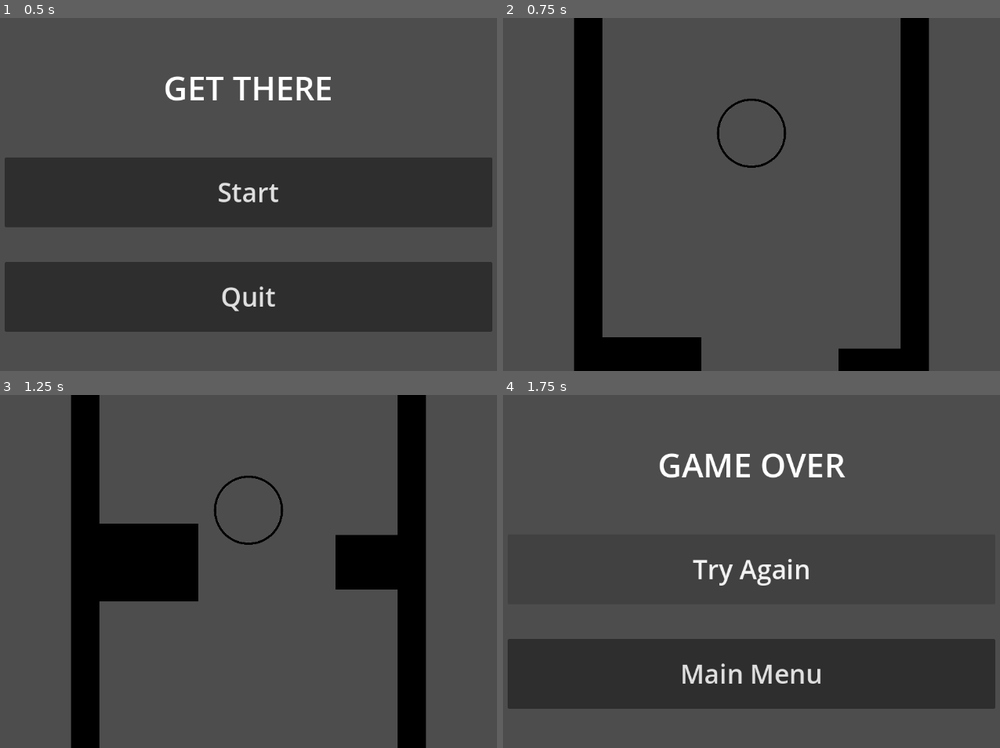
Above: before the commit, frames 1-4 (two rows, left to right).
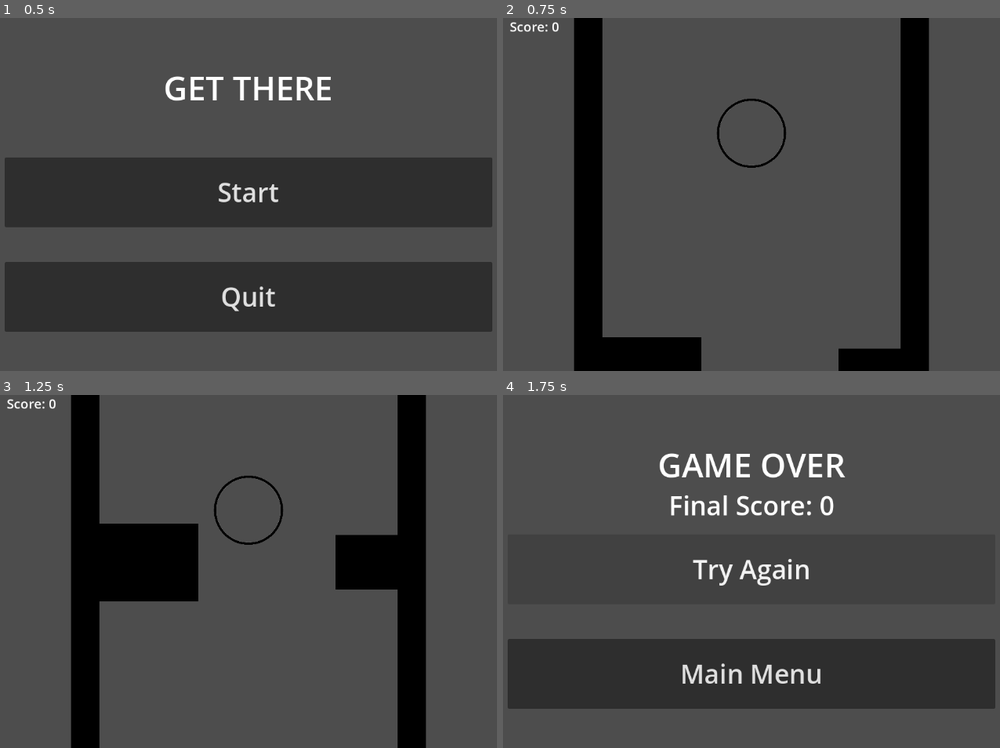
Above: after the commit, the same moments.

Repository: kylietmo/gmtk-2024-game
Game: Godot game, scene res://menus/start_screen/start_screen.tscn
The game is run twice, just before and just after one commit, with the same random seed, the same clock (stepped at 60 frames per second) and the same inputs. Sound files missing from this copy of the repository are replaced by a short silence.
Inputs:
- Up to frame 1 (0.5 s): no input
- Up to frame 2 (0.75 s): click "Start" at 0.5 s
- Up to frame 3 (1.25 s): no input
- Up to frame 4 (1.75 s): hold D (right) from 1.28 s (still down); tap 3 (size_large) at 1.35 s

Frame 1 is identical in both runs. In frame 2, 0.1% of the frame differs, in the area x 1-12%, y 1-4%; in frame 3, 0.1%; in frame 4, 0.7%, in the area x 33-67%, y 28-35%.

Commit message:
feat: score

Diff:
--- /dev/null
+++ b/src/entities/obstacle/score_area.gd
@@ -0,0 +1,5 @@
+extends Area2D
+
+func _on_body_entered(body: Node2D) -> void:
+	if body is Player:
+		print("GAPPED BITCH")
--- a/src/game.gd
+++ b/src/game.gd
@@ -14,6 +14,7 @@
 
 # Called when the node enters the scene tree for the first time.
 func _ready() -> void:
+	Globals.score = 0
 	adjust_barriers()
 	spawn_barrier_with_gaps()
 
@@ -66,9 +67,6 @@
 			add_child(platform)
 			break
 		if (is_start_of_gap):
-			print ("-------------")
-			print ("STARTING GAP")
-			print ("X: ", x)
 			var platform : Obstacle = obstacle_scene.instantiate()
 			var platform_width = x - start_of_platform_x
 			var platform_height = randi_range(50, 150)
@@ -77,11 +75,10 @@
 				x+= 1
 				continue
 
-			print ("Platform width: ", platform_width)
 			platform.position.x = start_of_platform_x + (platform_width / 2)
 			platform.position.y = viewport_height
-			print ("Platform x position: ", platform.position.x)
-			 #TODO: add variable height
+
+			# TODO: add variable height
 			var sprite : Sprite2D = platform.find_child("Sprite2D")
 			var platform_sprite_width = sprite.texture.get_size().x
 			var platform_sprite_height = sprite.texture.get_size().y
@@ -90,7 +87,6 @@
 			platform.scale.y = platform_height / platform_sprite_height
 
 			var gap_width = randi_range(100, 400)
-			print("Gap width: ", gap_width)
 			start_of_platform_x = x + gap_width
 			x = start_of_platform_x
 			obstacles.append(platform)
@@ -110,3 +106,9 @@
 func _on_spawn_threshold_area_body_entered(body: Node2D) -> void:
 	if body is Obstacle:
 		spawn_barrier_with_gaps()
+
+
+func _on_score_area_body_exited(body: Node2D) -> void:
+	if body is Obstacle:
+		Globals.score += 1
+		$Score.text = "Score: " + str(Globals.score)
--- a/src/game.tscn
+++ b/src/game.tscn
@@ -1,17 +1,22 @@
-[gd_scene load_steps=6 format=3 uid="uid://da47do0euyldr"]
+[gd_scene load_steps=8 format=3 uid="uid://da47do0euyldr"]
 
 [ext_resource type="Script" path="res://game.gd" id="1_qfrmy"]
 [ext_resource type="PackedScene" uid="uid://5yjda1eg7860" path="res://entities/player/player.tscn" id="2_761th"]
 [ext_resource type="PackedScene" uid="uid://bql4uh46bxh0l" path="res://entities/barrier_wall/barrier_wall.tscn" id="3_tlj01"]
 [ext_resource type="AudioStream" uid="uid://cyhlx13yryb3e" path="res://audio/get_there.mp3" id="4_ivb48"]
+[ext_resource type="Script" path="res://score_area.gd" id="5_1bc0v"]
 
 [sub_resource type="RectangleShape2D" id="RectangleShape2D_irenq"]
 size = Vector2(73, 39)
+
+[sub_resource type="RectangleShape2D" id="RectangleShape2D_stmys"]
+size = Vector2(77, 25)
 
 [node name="Game" type="Node2D"]
 script = ExtResource("1_qfrmy")
 
 [node name="Player" parent="." instance=ExtResource("2_761th")]
+unique_name_in_owner = true
 scale = Vector2(0.5, 0.5)
 
 [node name="Camera2D" type="Camera2D" parent="."]
@@ -37,6 +42,24 @@
 position = Vector2(-426.5, 82)
 shape = SubResource("RectangleShape2D_irenq")
 
+[node name="ScoreArea" type="Area2D" parent="."]
+position = Vector2(1, -94)
+script = ExtResource("5_1bc0v")
+
+[node name="CollisionShape2D" type="CollisionShape2D" parent="ScoreArea"]
+position = Vector2(-501, -6.5)
+shape = SubResource("RectangleShape2D_stmys")
+
+[node name="Score" type="Label" parent="."]
+z_index = 1000
+offset_left = -444.0
+offset_top = -325.0
+offset_right = -354.0
+offset_bottom = -291.0
+theme_override_font_sizes/font_size = 24
+text = "Score: 0"
+
 [connection signal="child_exiting_tree" from="." to="." method="_on_child_exiting_tree"]
 [connection signal="finished" from="AudioStreamPlayer2D" to="." method="_on_audio_stream_player_2d_finished"]
 [connection signal="body_entered" from="SpawnThresholdArea" to="." method="_on_spawn_threshold_area_body_entered"]
+[connection signal="body_exited" from="ScoreArea" to="." method="_on_score_area_body_exited"]
--- a/src/globals.gd
+++ b/src/globals.gd
@@ -1,3 +1,5 @@
 extends Node
 
 static var BARRIER_OFFSET := 100
+
+var score = 0
--- a/src/menus/game_over_screen/game_over_screen.gd
+++ b/src/menus/game_over_screen/game_over_screen.gd
@@ -1,5 +1,7 @@
 extends Control
 
+func _ready() -> void:
+	$FinalScore.text = "Final Score: " + str(Globals.score)
 
 func _on_try_again_button_pressed() -> void:
 	get_tree().change_scene_to_file("res://game.tscn")
--- a/src/menus/game_over_screen/game_over_screen.tscn
+++ b/src/menus/game_over_screen/game_over_screen.tscn
@@ -41,6 +41,16 @@
 horizontal_alignment = 1
 vertical_alignment = 1
 
+[node name="FinalScore" type="Label" parent="."]
+offset_left = 384.0
+offset_top = 139.0
+offset_right = 768.0
+offset_bottom = 267.0
+theme_override_font_sizes/font_size = 48
+text = "Final Score: 0"
+horizontal_alignment = 1
+vertical_alignment = 1
+
 [node name="AudioStreamPlayer2D" type="AudioStreamPlayer2D" parent="."]
 stream = ExtResource("2_xm80j")
 autoplay = true
--- /dev/null
+++ b/src/score.gd
@@ -0,0 +1,11 @@
+extends Label
+
+
+# Called when the node enters the scene tree for the first time.
+func _ready() -> void:
+	pass # Replace with function body.
+
+
+# Called every frame. 'delta' is the elapsed time since the previous frame.
+func _process(delta: float) -> void:
+	pass
--- /dev/null
+++ b/src/score_area.gd
@@ -0,0 +1,6 @@
+extends Area2D
+
+@onready var player: Player = %Player
+
+func _ready() -> void:
+	position.y = player.position.y
